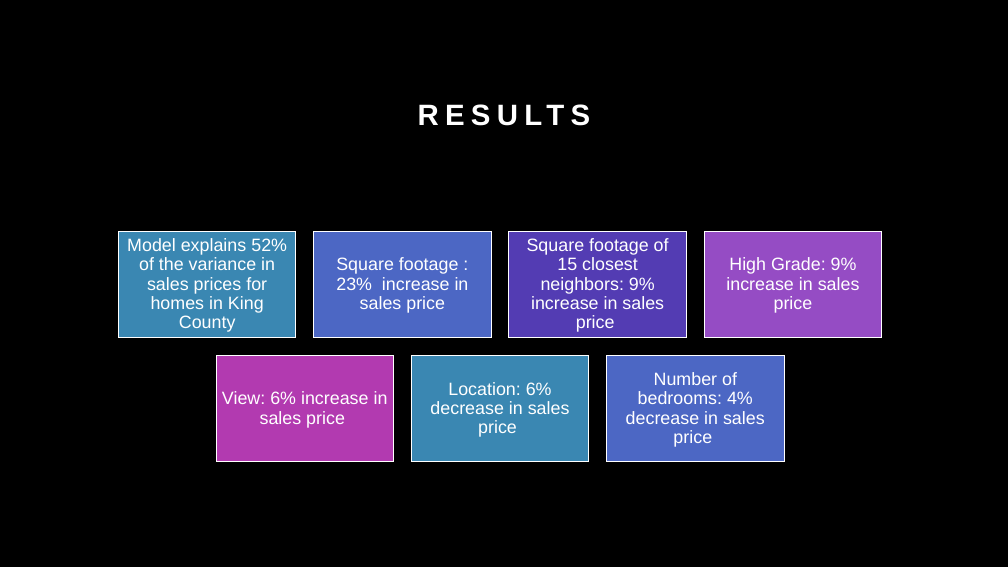
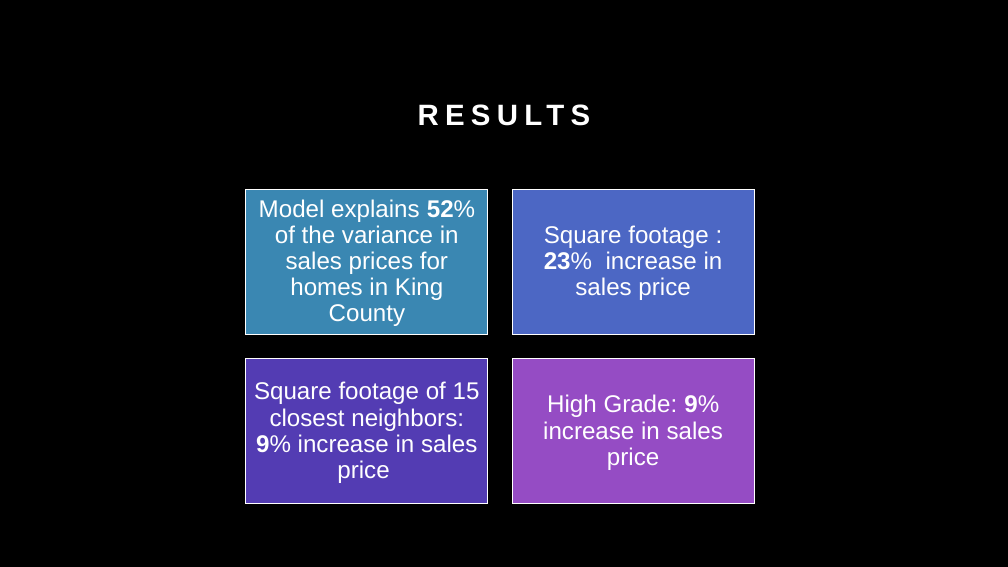
Before and after one commit to Shoemaker703/home_sales_analysis_project, a slide deck: slide 10 of Kings County HousIng Price Analysis.pptx. Drawn at 1008x567 pixels with LibreOffice and Linux fonts; fonts in the diff are those of the drawing. Boxes give left, top, right and bottom in pixels: in the first picture for what was removed or moved away, otherwise in the second. Text is boxed around its words. In the diff, an @@ line names an element or a change of style, - is before the commit and + after.

```diff
--- a/Kings County HousIng Price Analysis.pptx
+++ b/Kings County HousIng Price Analysis.pptx
@@ text "Model explains 52% of the ..." moved from (x1=127, y1=238, x2=287, y2=332) to (x1=259, y1=199, x2=475, y2=326) @@
@@ text "Model explains 52% of the ..." at (x1=259, y1=199, x2=475, y2=326): size 17 to 23 pt; bold on in "52%"; more space between paragraphs @@
@@ rectangle resized from (x1=119, y1=231, x2=296, y2=338) to (x1=246, y1=189, x2=488, y2=334) @@
@@ text "Square footage : 23% increase ..." moved from (x1=336, y1=257, x2=469, y2=313) to (x1=544, y1=225, x2=723, y2=300) @@
@@ text "Square footage : 23% increase ..." at (x1=544, y1=225, x2=723, y2=300): size 17 to 23 pt; bold on in "23%"; more space between paragraphs @@
@@ rectangle resized from (x1=509, y1=231, x2=687, y2=338) to (x1=513, y1=189, x2=755, y2=334) @@
@@ rectangle at (x1=513, y1=189, x2=755, y2=334): fill #533CB3 to #4C67C4 @@
@@ text "Square footage of 15 closest ..." moved from (x1=527, y1=238, x2=669, y2=332) to (x1=254, y1=381, x2=480, y2=483) @@
@@ text "Square footage of 15 closest ..." at (x1=254, y1=381, x2=480, y2=483): size 17 to 23 pt; bold on in "9%"; more space between paragraphs @@
@@ rectangle resized from (x1=216, y1=355, x2=394, y2=462) to (x1=246, y1=358, x2=488, y2=504) @@
@@ rectangle at (x1=246, y1=358, x2=488, y2=504): fill #B23AB0 to #533CB3 @@
@@ text "High Grade: 9% increase in ..." at (x1=543, y1=394, x2=723, y2=470): size 17 to 23 pt; bold on in "9%"; more space between paragraphs @@
@@ text "High Grade: 9% increase in ..." moved from (x1=726, y1=257, x2=860, y2=313) to (x1=543, y1=394, x2=723, y2=470) @@
@@ rectangle resized from (x1=606, y1=355, x2=784, y2=462) to (x1=513, y1=358, x2=755, y2=504) @@
@@ rectangle at (x1=513, y1=358, x2=755, y2=504): fill #4C67C4 to #954CC4 @@
@@ group removed at (x1=222, y1=231, x2=882, y2=462): 3 rectangles, 3 texts @@
-View: 6% increase in sales price
-Location: 6% decrease in sales price
-Number of bedrooms: 4% decrease in sales price
```
Also in this commit, not shown: 8 other slides changed, 1 slide removed, 1 other file.
